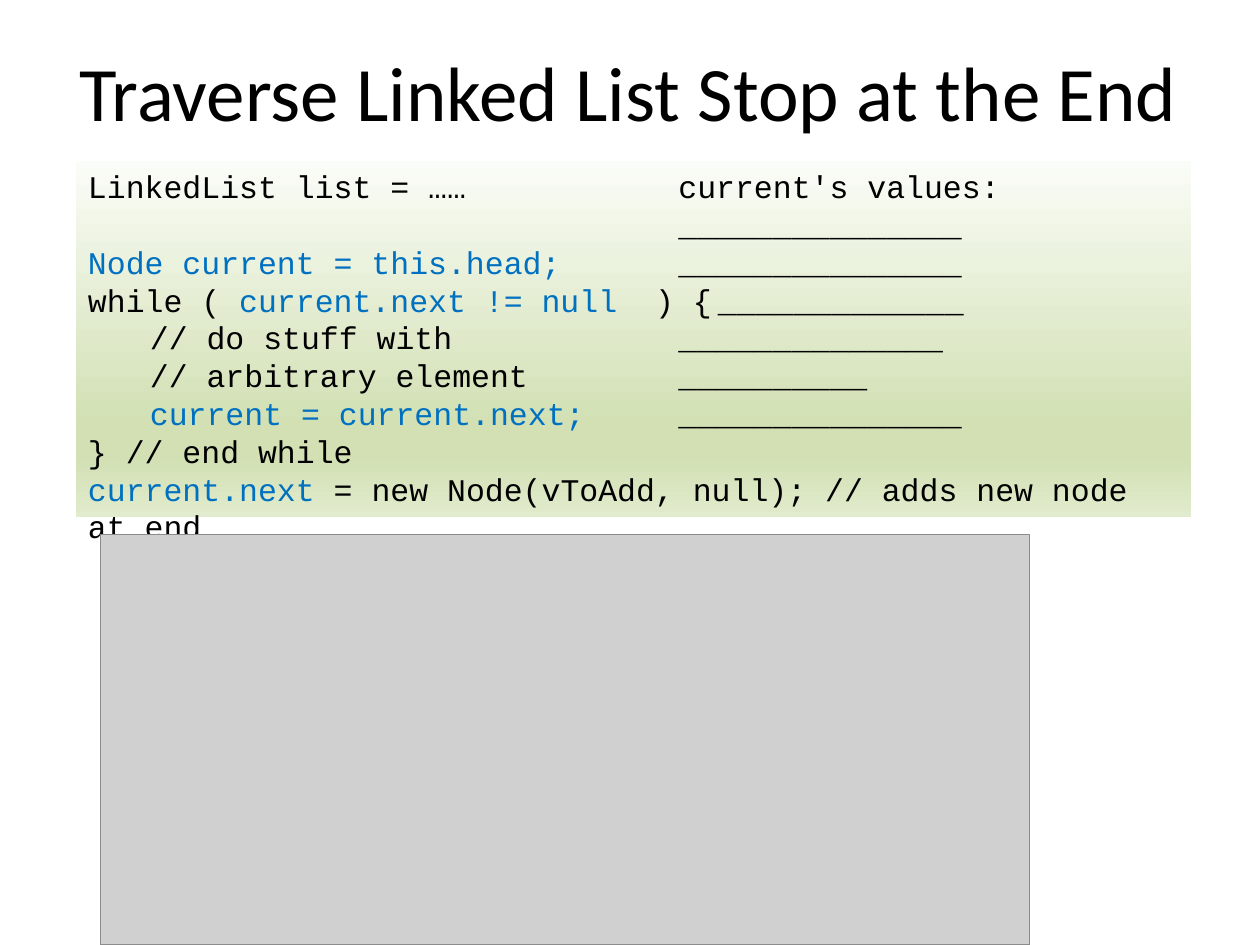
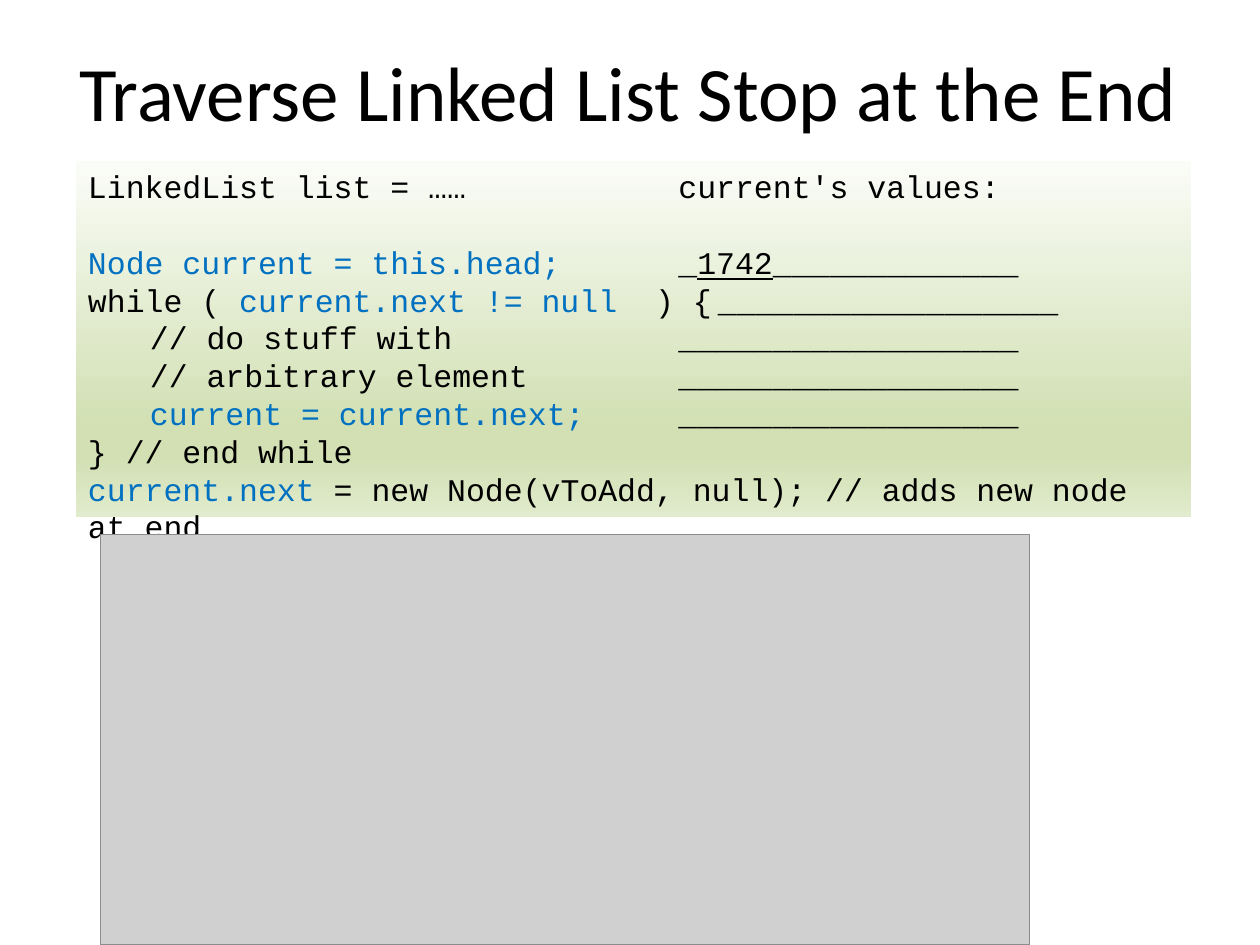
Before and after one commit to RHIT-CSSE/csse220, a slide deck: slide 8 of ClassMaterials/LinkedLists/Slides/LinkedLists.pptx (slide 12 before the commit). Drawn at 1260x945 pixels with LibreOffice and Linux fonts; fonts in the diff are those of the drawing; grey boxes stand for pictures. Boxes give left, top, right and bottom in pixels: in the first picture for what was removed or moved away, otherwise in the second. Text is boxed around its words. In the diff, an @@ line names an element or a change of style, - is before the commit and + after.

Commit message:
some updates

```diff
--- a/ClassMaterials/LinkedLists/Slides/LinkedLists.pptx
+++ b/ClassMaterials/LinkedLists/Slides/LinkedLists.pptx
@@ text in rectangle at box(88, 251, 1018, 431): text changed @@
-_______________
-Node current = this.head; _______________
-while ( current.next != null ) { _____________
-// do stuff with ______________
-// arbitrary element __________
-current = current.next; _______________
+Node current = this.head; _1742_____________
+while ( current.next != null ) { __________________
+// do stuff with __________________
+// arbitrary element __________________
+current = current.next; __________________
```
Also in this commit, not shown: 8 other slides changed, 2 slides added, 22 slides removed.
